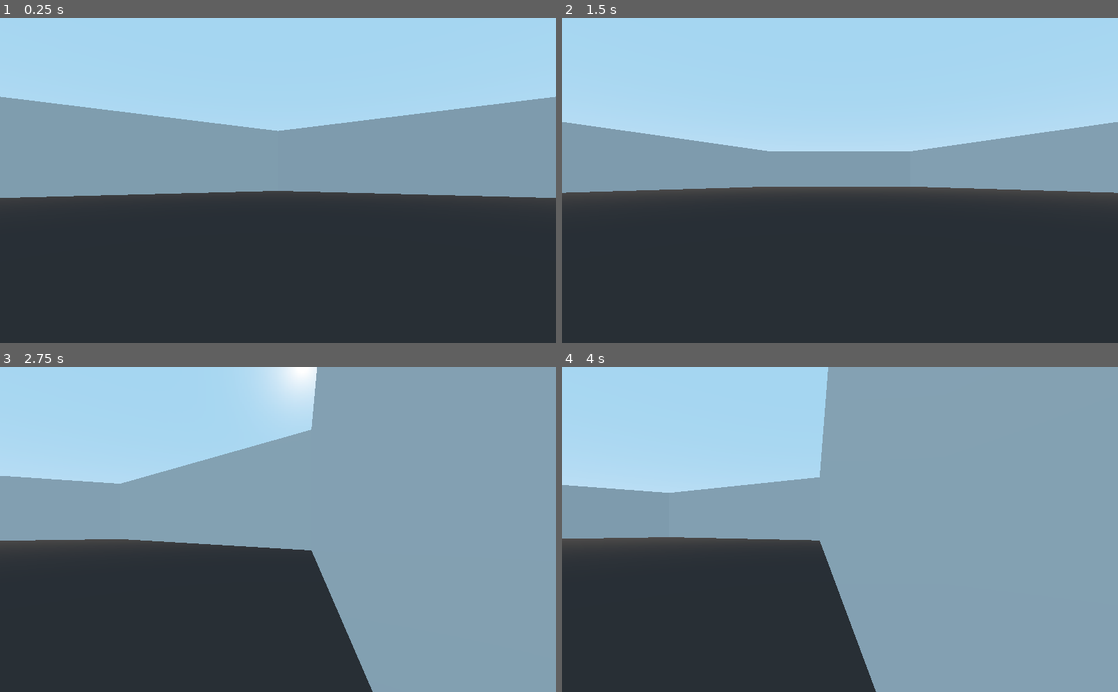
Above: before the commit, frames 1-4 (two rows, left to right).
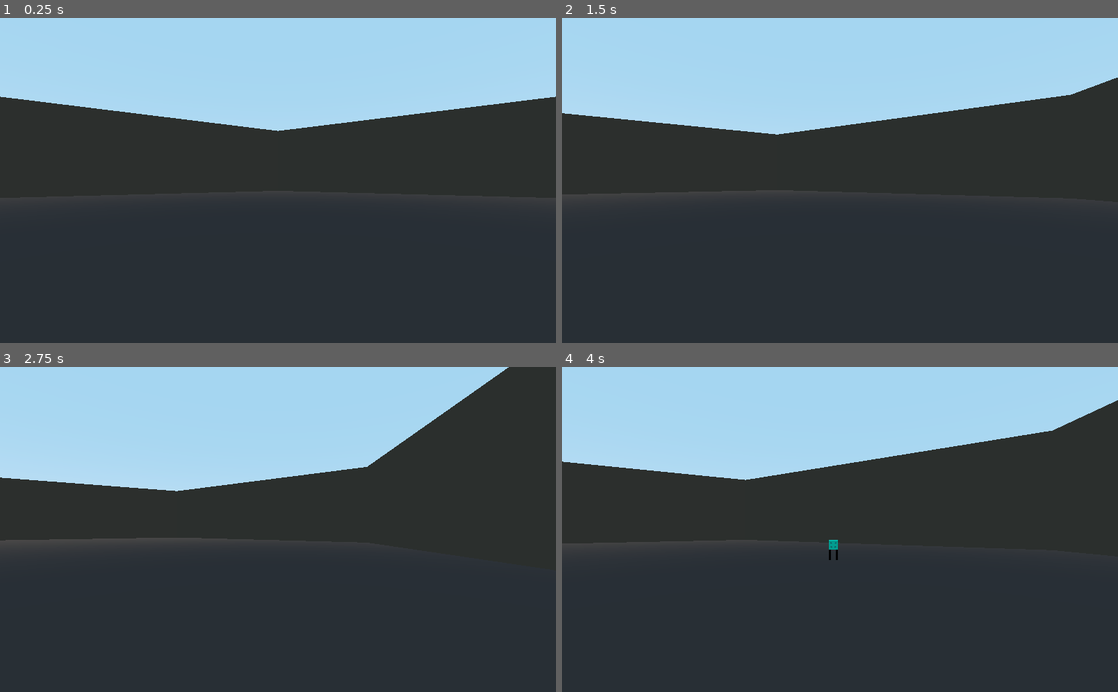
Above: after the commit, the same moments.

Repository: the-alex-g/PolyhedralArena
Game: Godot game, scene res://Main/Main.tscn
Same seed, same stepped clock (60 frames per second), same inputs: the game is played once before the commit and once after it.
Inputs:
- Up to frame 1 (0.25 s): no input
- Up to frame 2 (1.5 s): tap Enter at 0.5 s; hold D (right) 0.53-1.28 s; hold S (backward) from 1.28 s (still down)
- Up to frame 3 (2.75 s): release S (backward) at 2.03 s; hold D (right) from 2.03 s (still down)
- Up to frame 4 (4 s): release D (right) at 2.78 s; hold W (forward) 2.78-3.53 s; hold A (left) from 3.53 s (still down)

The runs differ from the first frame. In frame 1, 25% of the frame differs, in the area x 0-100%, y 24-56%; in frame 2, 23%; in frame 3, 56%; in frame 4, 61%, in the area x 0-100%, y 0-100%.

Commit message:
add main screen

Diff:
--- a/project/Dice/Die.tscn
+++ b/project/Dice/Die.tscn
@@ -1,9 +1,11 @@
-[gd_scene load_steps=5 format=2]
+[gd_scene load_steps=6 format=2]
 
 [ext_resource path="res://Dice/Materials/LegMaterial.tres" type="Material" id=1]
 
 [sub_resource type="BoxShape" id=1]
 extents = Vector3( 0.5, 0.5, 0.5 )
+
+[sub_resource type="SpatialMaterial" id=4]
 
 [sub_resource type="Animation" id=2]
 length = 0.001
@@ -167,9 +169,10 @@
 width = 1.0
 height = 1.0
 depth = 1.0
+material = SubResource( 4 )
 
 [node name="LeftThighJoint" type="Spatial" parent="."]
-transform = Transform( 1, 0, 0, 0, 0.832709, 0.553711, 0, -0.553711, 0.832709, 0.4, -0.45, 0 )
+transform = Transform( 1, 0, 0, 0, 0.832709, 0.553711, 0, -0.553711, 0.832709, -0.4, -0.45, 3.49691e-08 )
 
 [node name="Thigh" type="CSGCylinder" parent="LeftThighJoint"]
 transform = Transform( 1, 0, 0, 0, 0.948573, -0.31656, 0, 0.31656, 0.948573, 0, -0.45, 0 )
@@ -202,7 +205,7 @@
 material = ExtResource( 1 )
 
 [node name="RightThighJoint" type="Spatial" parent="."]
-transform = Transform( 1, 0, 0, 0, 0.832709, 0.553711, 0, -0.553711, 0.832709, -0.4, -0.45, 0 )
+transform = Transform( 1, 0, 0, 0, 0.832709, 0.553711, 0, -0.553711, 0.832709, 0.4, -0.45, -3.49691e-08 )
 
 [node name="Thigh" type="CSGCylinder" parent="RightThighJoint"]
 transform = Transform( 1, 0, 0, 0, 0.948573, -0.31656, 0, 0.31656, 0.948573, 0, -0.45, 0 )
--- a/project/Dice/Enemy.gd
+++ b/project/Dice/Enemy.gd
@@ -1,9 +1,10 @@
+class_name Enemy
 extends KinematicBody
 
 const LEVEL_TO_NAME := {
 	1:"greeblin",
 	2:"hopper",
-	3:"deviod",
+	3:"devioid",
 	4:"observer",
 	5:"muncher",
 	6:"mastermind"
@@ -17,22 +18,31 @@
 	6:"FF9D00",
 }
 
-export var speed := 200
+export var speed := 10
 
-onready var _face = $Face as AnimatedSprite
+onready var _face = $Face as AnimatedSprite3D
 onready var _legs = $AnimationPlayer as AnimationPlayer
 onready var _body = $CSGBox as CSGBox
 
-var _level := 0
+var level := 0 setget _set_level
+var target : KinematicBody
 
 
-func _ready()->void:
-	_body.material.albedo_color = LEVEL_TO_COLOR[_level]
+func _physics_process(delta:float)->void:
+	# warning-ignore:return_value_discarded
+	move_and_collide(Vector3.BACK.rotated(Vector3.UP, rotation.y + PI) * speed * delta)
 
 
 func hit(damage:int)->void:
-	var previous_level := _level
-	_level -= damage
-	if _level > 0:
-		_body.material.albedo_color = LEVEL_TO_COLOR[_level]
-		_face.play(LEVEL_TO_NAME[_level])
+	_set_level(level - damage)
+
+
+func _set_level(value:int)->void:
+	level = value
+	if level > 0:
+		_body.material_override.albedo_color = LEVEL_TO_COLOR[level]
+		_face.play(LEVEL_TO_NAME[level])
+
+
+func _on_AimTimer_timeout()->void:
+	look_at(target.translation, Vector3.UP)
--- a/project/Dice/EnemyDie.tscn
+++ b/project/Dice/EnemyDie.tscn
@@ -83,28 +83,16 @@
 script = ExtResource( 2 )
 
 [node name="CSGBox" parent="." index="1"]
-material = SubResource( 10 )
+material_override = SubResource( 11 )
 
 [node name="Face" type="AnimatedSprite3D" parent="." index="2"]
-transform = Transform( 1, 0, 0, 0, 1, 0, 0, 0, 1, 0, 0, 0.51 )
+transform = Transform( 1, 0, 0, 0, 1, 0, 0, 0, 1, 0, 0, -0.51 )
 frames = SubResource( 1 )
 animation = "hopper"
 playing = true
 
-[node name="LeftThighJoint" parent="." index="3"]
-transform = Transform( 1, 0, 0, 0, 0.832709, 0.553711, 0, -0.553711, 0.832709, 0.4, -0.45, 0 )
+[node name="AimTimer" type="Timer" parent="." index="6"]
+wait_time = 0.2
+autostart = true
 
-[node name="LeftKneeJoint" parent="LeftThighJoint/Thigh" index="0"]
-transform = Transform( 1, -1.17705e-08, -4.38118e-08, -4.38118e-08, -0.501148, -0.865362, -1.17705e-08, 0.865362, -0.501148, 5.96046e-08, -0.400001, 2.98023e-08 )
-
-[node name="LeftAnkleJoint" parent="LeftThighJoint/Thigh/LeftKneeJoint/Shin" index="0"]
-transform = Transform( 1, 0, 0, 0, -0.48952, 0.871992, 0, -0.871992, -0.489519, -2.68221e-07, -0.25, -5.96046e-08 )
-
-[node name="RightThighJoint" parent="." index="4"]
-transform = Transform( 1, 0, 0, 0, 0.832709, 0.553711, 0, -0.553711, 0.832709, -0.4, -0.45, 0 )
-
-[node name="RightKneeJoint" parent="RightThighJoint/Thigh" index="0"]
-transform = Transform( 1, 0, 0, 0, -0.501149, -0.865362, 0, 0.865362, -0.501149, 0, -0.4, 5.96046e-08 )
-
-[node name="RightAnkleJoint" parent="RightThighJoint/Thigh/RightKneeJoint/Shin" index="0"]
-transform = Transform( 1, 0, 0, 0, -0.48952, 0.871992, 0, -0.871992, -0.48952, 0, -0.25, -1.19209e-07 )
+[connection signal="timeout" from="AimTimer" to="." method="_on_AimTimer_timeout"]
--- a/project/Dice/PlayerDie.gd
+++ b/project/Dice/PlayerDie.gd
@@ -1,9 +1,11 @@
+class_name Player
 extends KinematicBody
 
-export var speed := 200
+export var speed := 15
+
 
 func _physics_process(delta:float)->void:
-	rotation_degrees.y += Input.get_axis("right", "left") * 2
-	var direction := Vector3(0, 0, Input.get_axis("backward", "forward")).rotated(Vector3.UP, rotation.y)
+	rotation_degrees.y += Input.get_axis("turn_right", "turn_left") * 2
+	var direction := Vector3(Input.get_axis("right", "left"), 0, Input.get_axis("backward", "forward")).rotated(Vector3.UP, rotation.y)
 	# warning-ignore:return_value_discarded
 	move_and_collide(direction * delta * speed)
--- a/project/Dice/PlayerDie.tscn
+++ b/project/Dice/PlayerDie.tscn
@@ -9,21 +9,12 @@
 [node name="LeftThighJoint" parent="." index="2"]
 transform = Transform( 1, 0, 0, 0, 0.832709, 0.553711, 0, -0.553711, 0.832709, 0.4, -0.45, 0 )
 
-[node name="LeftKneeJoint" parent="LeftThighJoint/Thigh" index="0"]
-transform = Transform( 1, -1.17705e-08, -4.38118e-08, -4.38118e-08, -0.501148, -0.865362, -1.17705e-08, 0.865362, -0.501148, 5.96046e-08, -0.400001, 2.98023e-08 )
-
-[node name="LeftAnkleJoint" parent="LeftThighJoint/Thigh/LeftKneeJoint/Shin" index="0"]
-transform = Transform( 1, 0, 0, 0, -0.48952, 0.871992, 0, -0.871992, -0.489519, -2.68221e-07, -0.25, -5.96046e-08 )
-
 [node name="RightThighJoint" parent="." index="3"]
 transform = Transform( 1, 0, 0, 0, 0.832709, 0.553711, 0, -0.553711, 0.832709, -0.4, -0.45, 0 )
 
 [node name="RightKneeJoint" parent="RightThighJoint/Thigh" index="0"]
 transform = Transform( 1, 0, 0, 0, -0.501149, -0.865362, 0, 0.865362, -0.501149, 0, -0.4, 5.96046e-08 )
 
-[node name="RightAnkleJoint" parent="RightThighJoint/Thigh/RightKneeJoint/Shin" index="0"]
-transform = Transform( 1, 0, 0, 0, -0.48952, 0.871992, 0, -0.871992, -0.48952, 0, -0.25, -1.19209e-07 )
-
 [node name="Camera" type="Camera" parent="." index="5"]
 transform = Transform( -1, 0, -8.74228e-08, 0, 1, 0, 8.74228e-08, 0, -1, 0, 0, 0.5 )
 current = true
--- /dev/null
+++ b/project/Main/Main.gd
@@ -0,0 +1,19 @@
+extends Spatial
+
+onready var _spawns = $Spawns as Spatial
+onready var _player = $PlayerDie as Player
+onready var _enemy_container = $EnemyContainer as Spatial
+
+
+func _ready()->void:
+	randomize()
+
+
+func _on_SpawnTimer_timeout()->void:
+	var spawn_index := randi() % 6
+	var spawn_point = _spawns.get_child(spawn_index) as Position3D
+	var enemy = load("res://Dice/EnemyDie.tscn").instance() as Enemy
+	enemy.target = _player
+	enemy.translation = spawn_point.translation
+	_enemy_container.add_child(enemy)
+	enemy.set_deferred("level", (randi() % 6) + 1)
--- a/project/Main/Main.tscn
+++ b/project/Main/Main.tscn
@@ -1,9 +1,11 @@
-[gd_scene load_steps=3 format=2]
+[gd_scene load_steps=4 format=2]
 
 [ext_resource path="res://Dice/PlayerDie.tscn" type="PackedScene" id=1]
 [ext_resource path="res://Main/Wall.tscn" type="PackedScene" id=2]
+[ext_resource path="res://Main/Main.gd" type="Script" id=3]
 
 [node name="Main" type="Spatial"]
+script = ExtResource( 3 )
 
 [node name="PlayerDie" parent="." instance=ExtResource( 1 )]
 
@@ -26,3 +28,30 @@
 
 [node name="StaticBody6" parent="Walls" instance=ExtResource( 2 )]
 transform = Transform( 0.5, 0, -0.866025, 0, 1, 0, 0.866025, 0, 0.5, -17, 5, -30 )
+
+[node name="Spawns" type="Spatial" parent="."]
+
+[node name="Position3D" type="Position3D" parent="Spawns"]
+transform = Transform( 1, 0, 0, 0, 1, 0, 0, 0, 1, 30, 0, 0 )
+
+[node name="Position3D2" type="Position3D" parent="Spawns"]
+transform = Transform( 1, 0, 0, 0, 1, 0, 0, 0, 1, -30, 0, 0 )
+
+[node name="Position3D3" type="Position3D" parent="Spawns"]
+transform = Transform( 1, 0, 0, 0, 1, 0, 0, 0, 1, 15, 0, 27 )
+
+[node name="Position3D4" type="Position3D" parent="Spawns"]
+transform = Transform( 1, 0, 0, 0, 1, 0, 0, 0, 1, 15, 0, -27 )
+
+[node name="Position3D5" type="Position3D" parent="Spawns"]
+transform = Transform( 1, 0, 0, 0, 1, 0, 0, 0, 1, -15, 0, 27 )
+
+[node name="Position3D6" type="Position3D" parent="Spawns"]
+transform = Transform( 1, 0, 0, 0, 1, 0, 0, 0, 1, -15, 0, -27 )
+
+[node name="EnemyContainer" type="Spatial" parent="."]
+
+[node name="SpawnTimer" type="Timer" parent="."]
+autostart = true
+
+[connection signal="timeout" from="SpawnTimer" to="." method="_on_SpawnTimer_timeout"]
--- a/project/Main/Wall.tscn
+++ b/project/Main/Wall.tscn
@@ -1,7 +1,10 @@
-[gd_scene load_steps=2 format=2]
+[gd_scene load_steps=3 format=2]
 
 [sub_resource type="BoxShape" id=1]
 extents = Vector3( 0.5, 5, 20 )
+
+[sub_resource type="SpatialMaterial" id=2]
+albedo_color = Color( 0.333333, 0.290196, 0.247059, 1 )
 
 [node name="StaticBody" type="StaticBody"]
 transform = Transform( 1, 0, 0, 0, 1, 0, 0, 0, 1, 0, 5, 0 )
@@ -13,3 +16,4 @@
 width = 1.0
 height = 10.0
 depth = 40.0
+material = SubResource( 2 )
--- a/project/project.godot
+++ b/project/project.godot
@@ -7,6 +7,22 @@
 ;   param=value ; assign values to parameters
 
 config_version=4
+
+_global_script_classes=[ {
+"base": "KinematicBody",
+"class": "Enemy",
+"language": "GDScript",
+"path": "res://Dice/Enemy.gd"
+}, {
+"base": "KinematicBody",
+"class": "Player",
+"language": "GDScript",
+"path": "res://Dice/PlayerDie.gd"
+} ]
+_global_script_class_icons={
+"Enemy": "",
+"Player": ""
+}
 
 [application]
 
@@ -34,13 +50,11 @@
 left={
 "deadzone": 0.5,
 "events": [ Object(InputEventKey,"resource_local_to_scene":false,"resource_name":"","device":0,"alt":false,"shift":false,"control":false,"meta":false,"command":false,"pressed":false,"scancode":65,"physical_scancode":0,"unicode":0,"echo":false,"script":null)
-, Object(InputEventKey,"resource_local_to_scene":false,"resource_name":"","device":0,"alt":false,"shift":false,"control":false,"meta":false,"command":false,"pressed":false,"scancode":16777231,"physical_scancode":0,"unicode":0,"echo":false,"script":null)
  ]
 }
 right={
 "deadzone": 0.5,
 "events": [ Object(InputEventKey,"resource_local_to_scene":false,"resource_name":"","device":0,"alt":false,"shift":false,"control":false,"meta":false,"command":false,"pressed":false,"scancode":68,"physical_scancode":0,"unicode":0,"echo":false,"script":null)
-, Object(InputEventKey,"resource_local_to_scene":false,"resource_name":"","device":0,"alt":false,"shift":false,"control":false,"meta":false,"command":false,"pressed":false,"scancode":16777233,"physical_scancode":0,"unicode":0,"echo":false,"script":null)
  ]
 }
 forward={
@@ -55,6 +69,16 @@
 , Object(InputEventKey,"resource_local_to_scene":false,"resource_name":"","device":0,"alt":false,"shift":false,"control":false,"meta":false,"command":false,"pressed":false,"scancode":16777234,"physical_scancode":0,"unicode":0,"echo":false,"script":null)
  ]
 }
+turn_left={
+"deadzone": 0.5,
+"events": [ Object(InputEventKey,"resource_local_to_scene":false,"resource_name":"","device":0,"alt":false,"shift":false,"control":false,"meta":false,"command":false,"pressed":false,"scancode":16777231,"physical_scancode":0,"unicode":0,"echo":false,"script":null)
+ ]
+}
+turn_right={
+"deadzone": 0.5,
+"events": [ Object(InputEventKey,"resource_local_to_scene":false,"resource_name":"","device":0,"alt":false,"shift":false,"control":false,"meta":false,"command":false,"pressed":false,"scancode":16777233,"physical_scancode":0,"unicode":0,"echo":false,"script":null)
+ ]
+}
 
 [rendering]
 
Not shown: 1 places in project/Dice/EnemyDie.tscn that only renumber resources
